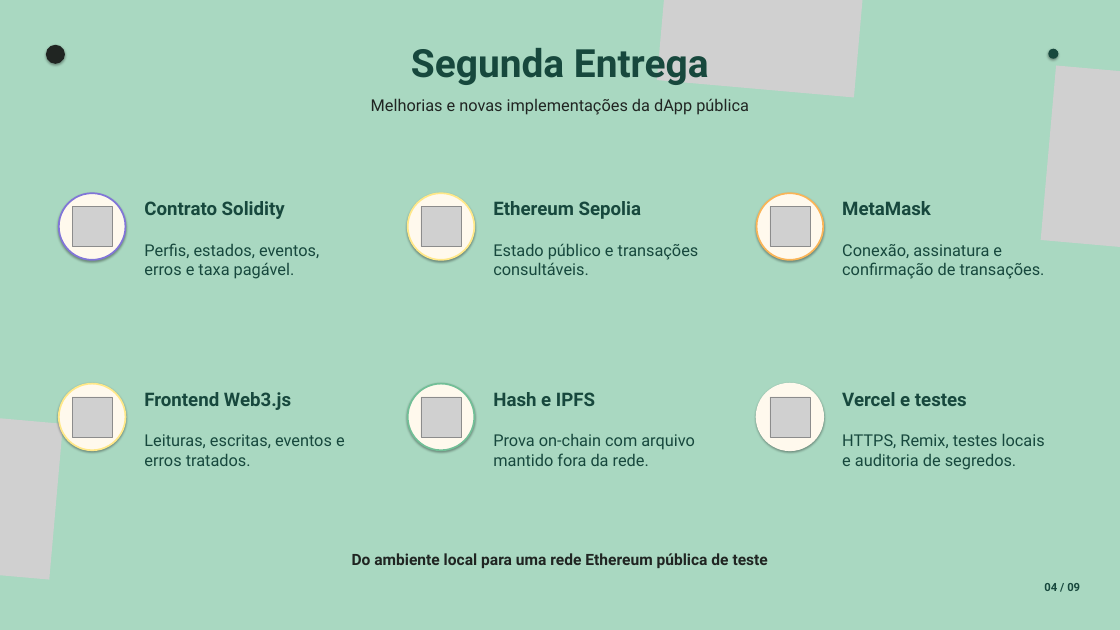
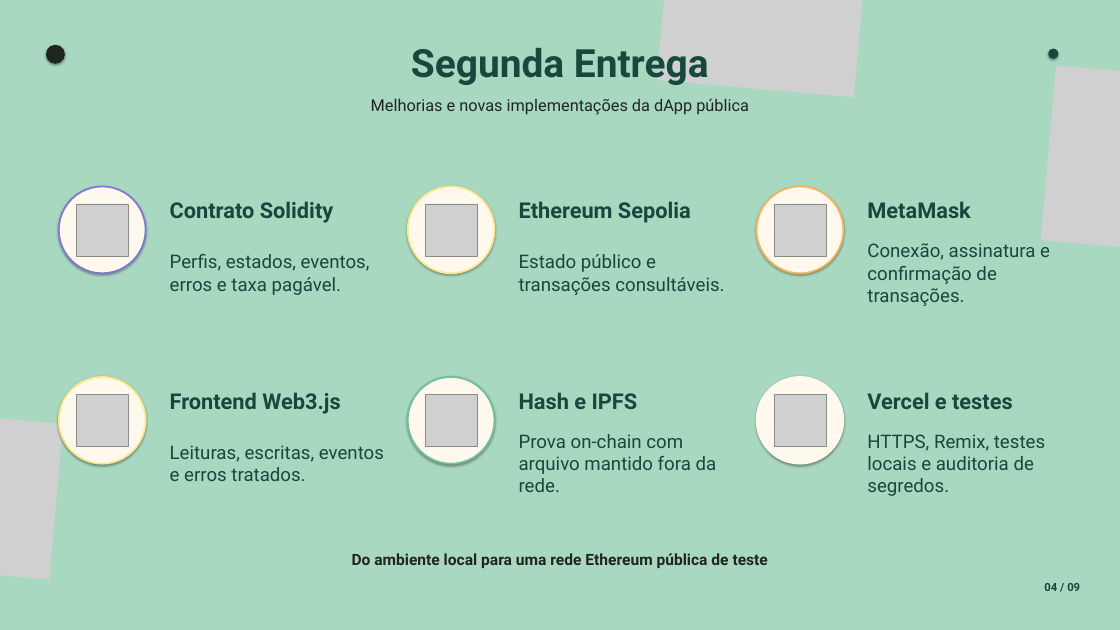
Before and after one commit to JulianaBallin/EcoOrigem, a slide deck: slide 4 of docs/slides/apresentacao-ecoorigem.pptx. Drawn at 1120x630 pixels with LibreOffice and Linux fonts; fonts in the diff are those of the drawing; grey boxes stand for pictures. Boxes give left, top, right and bottom in pixels: in the first picture for what was removed or moved away, otherwise in the second. Text is boxed around its words. In the diff, an @@ line names an element or a change of style, - is before the commit and + after.

```diff
--- a/docs/slides/apresentacao-ecoorigem.pptx
+++ b/docs/slides/apresentacao-ecoorigem.pptx
@@ ellipse: place and size @@
-ellipse at (59, 193, 125, 260)
+ellipse at (59, 186, 146, 273)
@@ picture: place and size @@
-picture at (72, 207, 112, 246)
+picture at (76, 204, 128, 256)
@@ text "Contrato Solidity": place and size @@
-text "Contrato Solidity" at (144, 201, 285, 219)
+text "Contrato Solidity" at (170, 201, 333, 223)
@@ ellipse: place and size @@
-ellipse at (408, 193, 474, 260)
+ellipse at (408, 186, 494, 273)
@@ picture: place and size @@
-picture at (421, 207, 461, 246)
+picture at (425, 204, 477, 256)
@@ text "Ethereum Sepolia": place and size @@
-text "Ethereum Sepolia" at (493, 201, 642, 219)
+text "Ethereum Sepolia" at (519, 201, 691, 223)
@@ ellipse: place and size @@
-ellipse at (757, 193, 823, 260)
+ellipse at (757, 186, 843, 273)
@@ picture: place and size @@
-picture at (770, 207, 810, 246)
+picture at (774, 204, 826, 256)
@@ text "MetaMask": place and size @@
-text "MetaMask" at (842, 201, 931, 215)
+text "MetaMask" at (867, 201, 970, 218)
@@ text "Perfis, estados, eventos, erros e ...": place and size @@
-text "Perfis, estados, eventos, erros e ..." at (144, 243, 319, 279)
+text "Perfis, estados, eventos, erros e ..." at (170, 254, 370, 295)
@@ text "Estado público e transações consultáveis.": place and size @@
-text "Estado público e transações consultáveis." at (493, 244, 699, 275)
+text "Estado público e transações consultáveis." at (519, 254, 724, 295)
@@ text "Conexão, assinatura e confirmação de ...": place and size @@
-text "Conexão, assinatura e confirmação de ..." at (842, 244, 1045, 279)
+text "Conexão, assinatura e confirmação de ..." at (867, 243, 1050, 306)
@@ ellipse: place and size @@
-ellipse at (59, 384, 125, 450)
+ellipse at (59, 377, 146, 464)
@@ ellipse: place and size @@
-ellipse at (408, 384, 474, 450)
+ellipse at (408, 377, 494, 464)
@@ ellipse: place and size @@
-ellipse at (757, 384, 823, 450)
+ellipse at (757, 377, 843, 464)
@@ size 24 to 28 pt in 6 elements at (170, 201, 333, 223), (519, 201, 691, 223), (867, 201, 970, 218), (170, 392, 340, 414), (519, 392, 638, 409), (867, 392, 1013, 409) @@
@@ 3 texts: place and size @@
-3 texts at (144, 392, 967, 410)
+3 texts at (170, 392, 1013, 414)
@@ picture: place and size @@
-picture at (72, 397, 112, 437)
+picture at (76, 394, 128, 446)
@@ text "Leituras, escritas, eventos e erros ...": place and size @@
-text "Leituras, escritas, eventos e erros ..." at (144, 434, 345, 466)
+text "Leituras, escritas, eventos e erros ..." at (170, 445, 384, 481)
@@ picture: place and size @@
-picture at (421, 397, 461, 437)
+picture at (425, 394, 477, 446)
@@ text "Prova on-chain com arquivo mantido ...": place and size @@
-text "Prova on-chain com arquivo mantido ..." at (493, 434, 695, 466)
+text "Prova on-chain com arquivo mantido ..." at (519, 434, 717, 492)
@@ picture: place and size @@
-picture at (770, 397, 810, 437)
+picture at (774, 394, 826, 446)
@@ size 21 to 24 pt in 6 elements at (170, 254, 370, 295), (519, 254, 724, 295), (867, 243, 1050, 306), (170, 445, 384, 481), (519, 434, 717, 492), (867, 434, 1045, 496) @@
@@ text "HTTPS, Remix, testes locais e ...": place and size @@
-text "HTTPS, Remix, testes locais e ..." at (842, 434, 1045, 470)
+text "HTTPS, Remix, testes locais e ..." at (867, 434, 1045, 496)
```
Also in this commit, not shown: 2 other slides changed, 1 other file.
